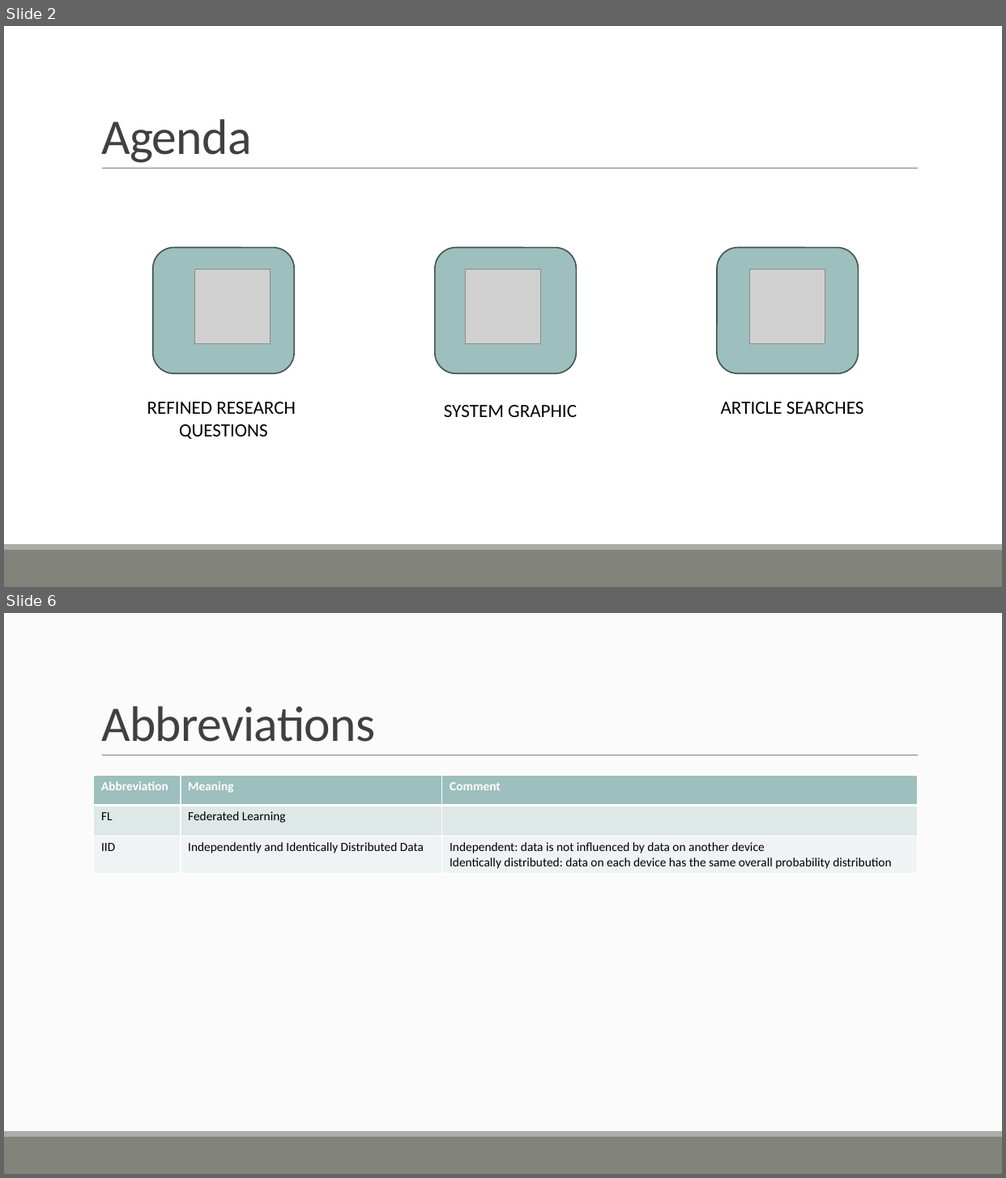
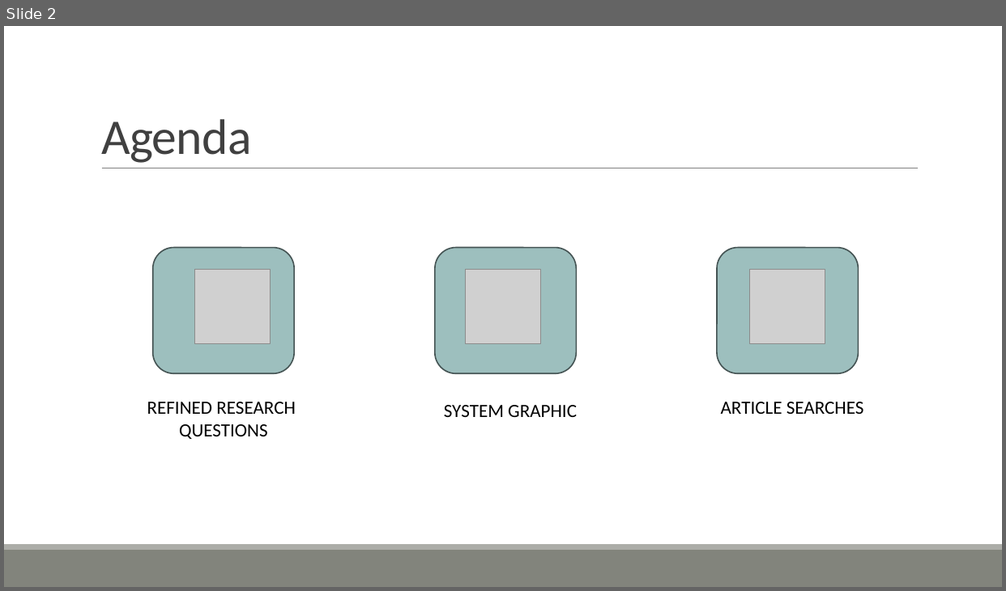
Before and after one commit to ofithcheallaigh/phd, a slide deck: Presentations/Supervisor Meetings/2024/Upcoming Meeting.pptx. Shown one above the other, each under a label of ours: slides 2 and 6 before the commit, slide 2 after it; the slides between them are not shown. The pictures are 1006x1178 and 1006x591 pixels, drawn with LibreOffice and Linux fonts; fonts in the diff are those of the drawing; grey boxes stand for pictures. Boxes give left, top, right and bottom in pixels: in the first picture for what was removed or moved away, otherwise in the second. Text is boxed around its words. In the diff, an @@ line names an element or a change of style, - is before the commit and + after.

```diff
--- a/Presentations/Supervisor Meetings/2024/Upcoming Meeting.pptx
+++ b/Presentations/Supervisor Meetings/2024/Upcoming Meeting.pptx
@@ slide 6 removed at (4, 613, 1002, 1174), background #FCFCFC; not listed: 3 template elements that a slide beside it also shows @@
@@ title removed at (101, 706, 375, 742) @@
-Abbreviations
@@ table removed at (94, 776, 918, 874), 3 rows, 3 columns @@
-Abbreviation | Meaning | Comment
-FL | Federated Learning | 
-IID | Independently and Identically Distributed Data | Independent: data is not influenced by data on another device / Identically distributed: data on each device has the same overall probability distribution
```
Also in this commit, not shown: 1 slide added, 3 other slides removed.
